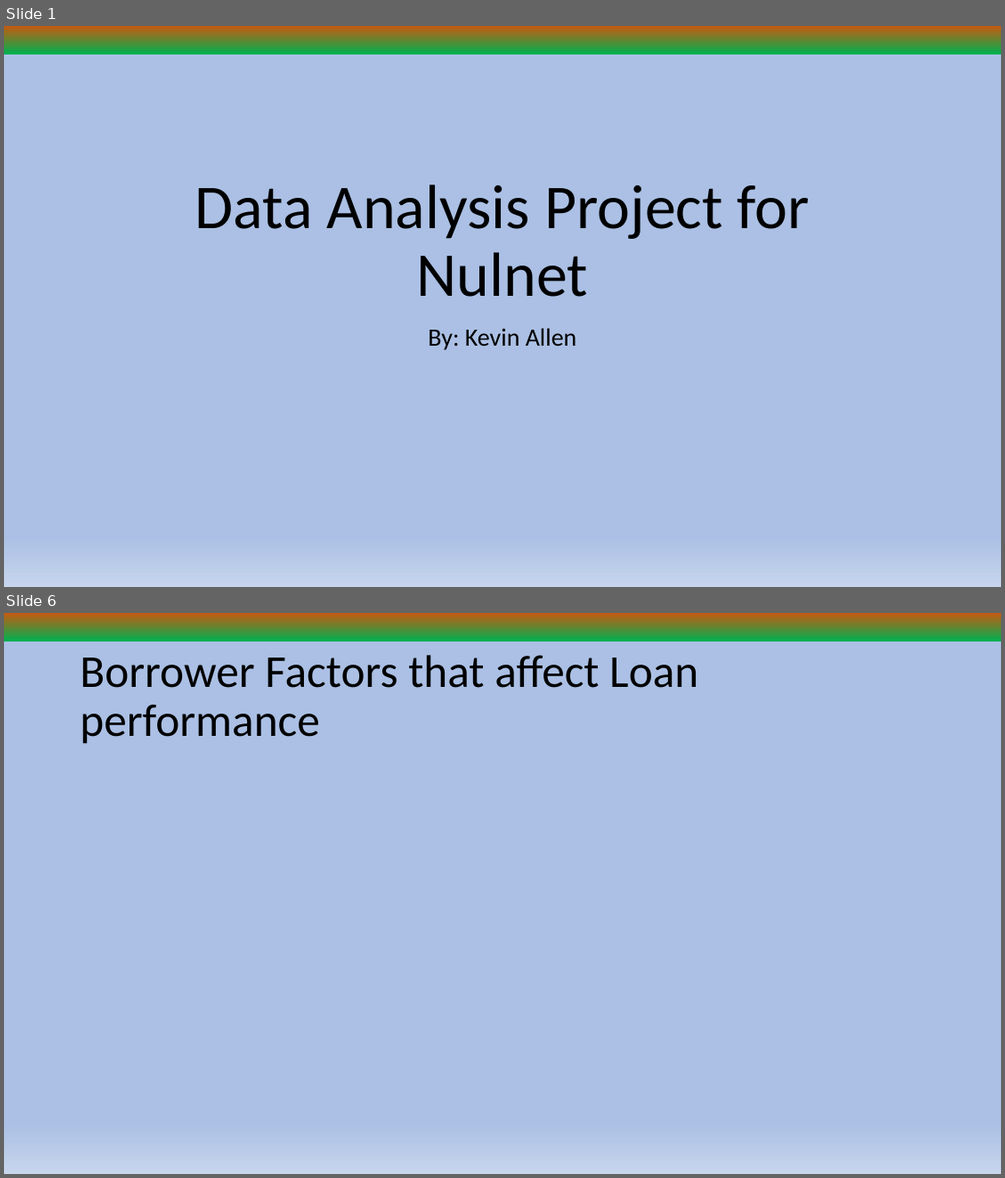
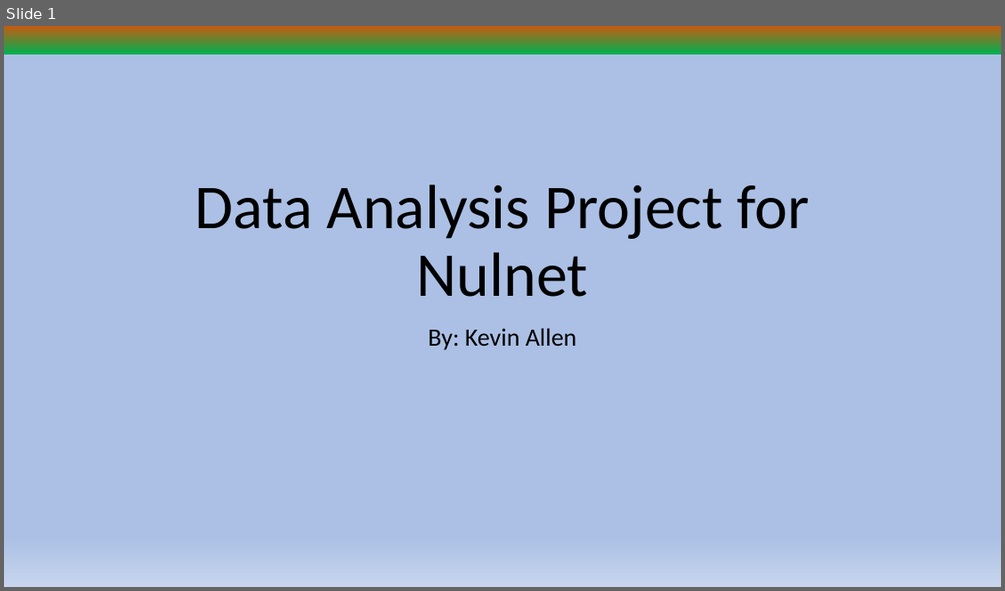
Before and after one commit to Kallen113/lending-data-analysis, a slide deck: Data Analysis Project for Nulnet March 2024.pptx. Shown one above the other, each under a label of ours: slides 1 and 6 before the commit, slide 1 after it; the slides between them are not shown. The pictures are 1005x1178 and 1005x591 pixels, drawn with LibreOffice and Linux fonts; fonts in the diff are those of the drawing. Boxes give left, top, right and bottom in pixels: in the first picture for what was removed or moved away, otherwise in the second. Text is boxed around its words. In the diff, an @@ line names an element or a change of style, - is before the commit and + after.

```diff
--- a/Data Analysis Project for Nulnet March 2024.pptx
+++ b/Data Analysis Project for Nulnet March 2024.pptx
@@ slide 6 removed at (4,613,1001,1174), background gradient #C55A11 to #00B050 to #ABC0E4 to #C7D5ED @@
@@ title removed at (80,655,698,744) @@
-Borrower Factors that affect Loan performance
```
Also in this commit, not shown: 2 slides changed, 1 slide added, 4 other slides removed.
